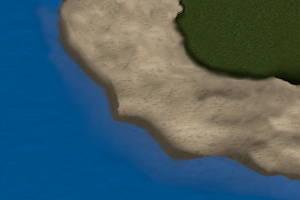
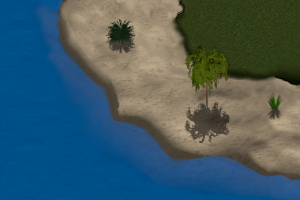
Two versions of the same layered image (300×200). Layer-by-layer changes:
added layer "Background copy#19" above "baum_schatten0001.png#34" over [105, 18, 136, 54]
added layer "baum_schatten0001.png#34" above "baum_schatten0001.png copy" over [267, 92, 282, 120]
added layer "baum_schatten0001.png copy" above "Clipboard" over [183, 44, 231, 143]
